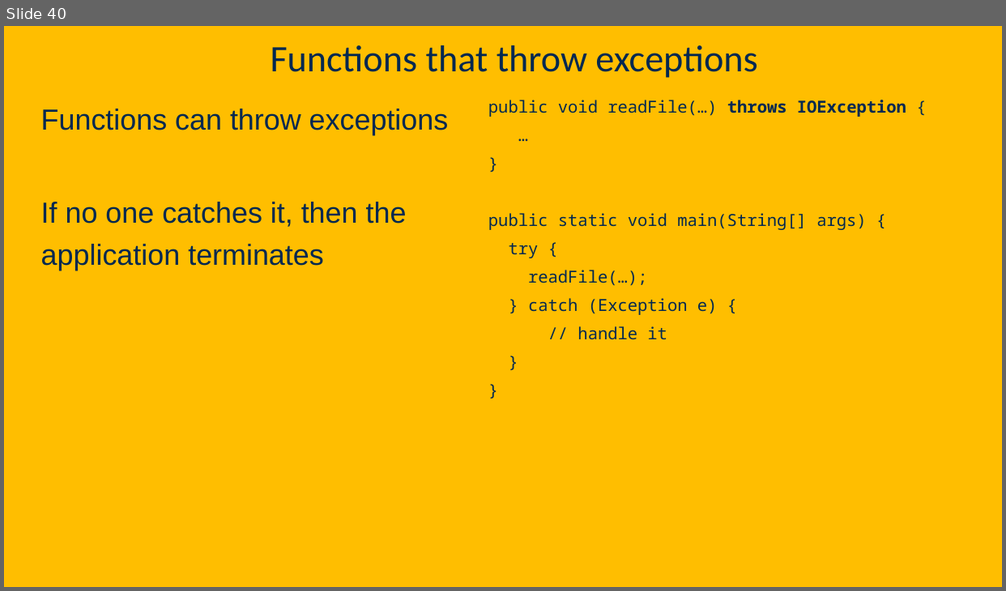
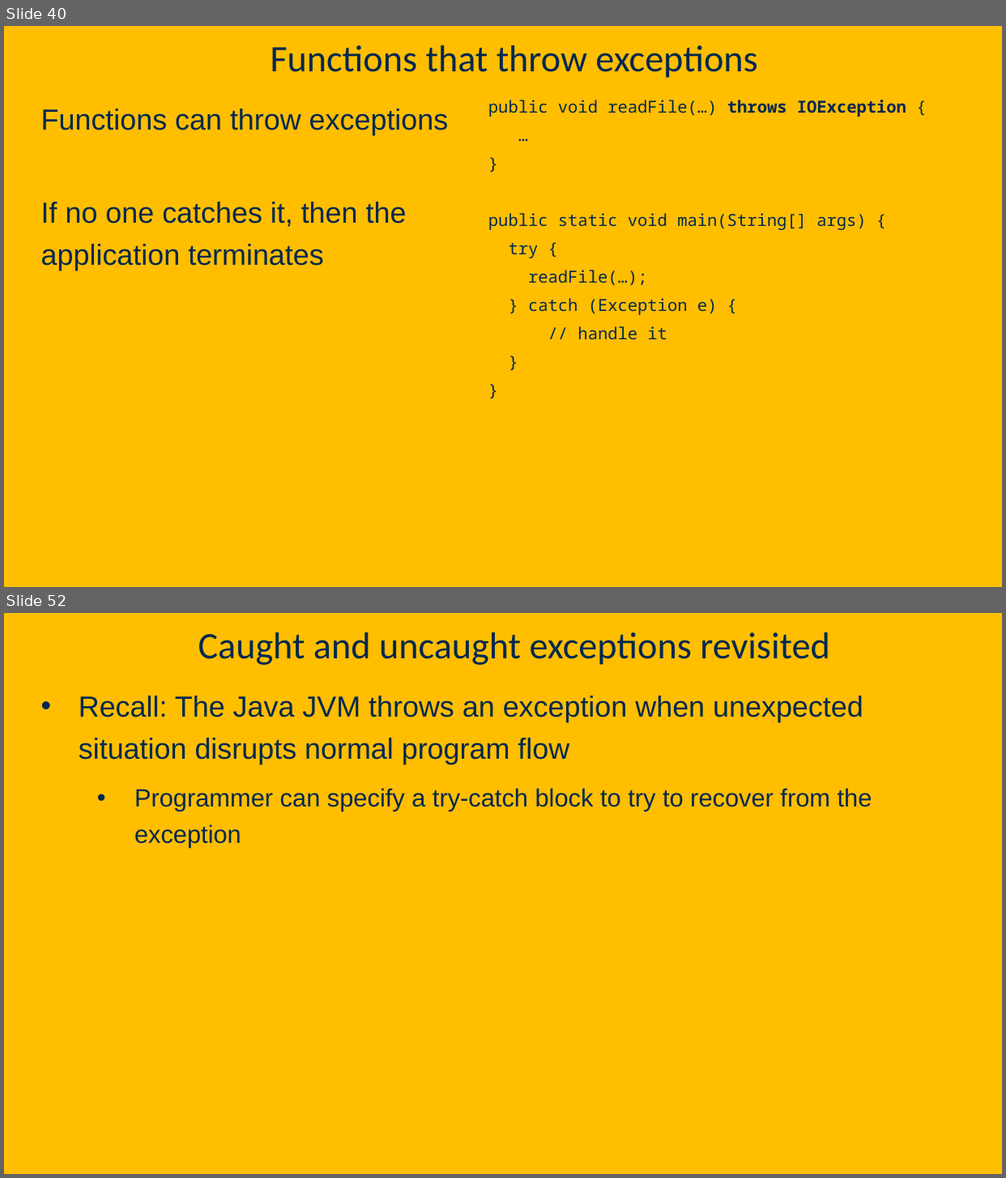
Before and after one commit to davsec-teaching/ECS160-Winter2025, a slide deck: slides/3_object_oriented_fundamentals.pptx. Shown one above the other, each under a label of ours: slide 40 before the commit, slides 40 and 52 after it; the slides between them are not shown. The pictures are 1006x591 and 1006x1178 pixels, drawn with LibreOffice and Linux fonts; fonts in the diff are those of the drawing; background and template pictures are left out. Boxes give left, top, right and bottom in pixels: in the first picture for what was removed or moved away, otherwise in the second. Text is boxed around its words. In the diff, an @@ line names an element or a change of style, - is before the commit and + after.

```diff
--- a/slides/3_object_oriented_fundamentals.pptx
+++ b/slides/3_object_oriented_fundamentals.pptx
@@ slide 52 added at (4,613,1002,1174), background picture (left out) @@
@@ title added at (198,632,829,665), 36 pt, text #022850 @@
+Caught and uncaught exceptions revisited
@@ text added at (79,696,872,847), 28 pt, text #022850 @@
+• Recall: The Java JVM throws an exception when unexpected situation disrupts normal program flow
+  • Programmer can specify a try-catch block to try to recover from the exception
```
Also in this commit, not shown: 13 other slides added, 2 other files.
